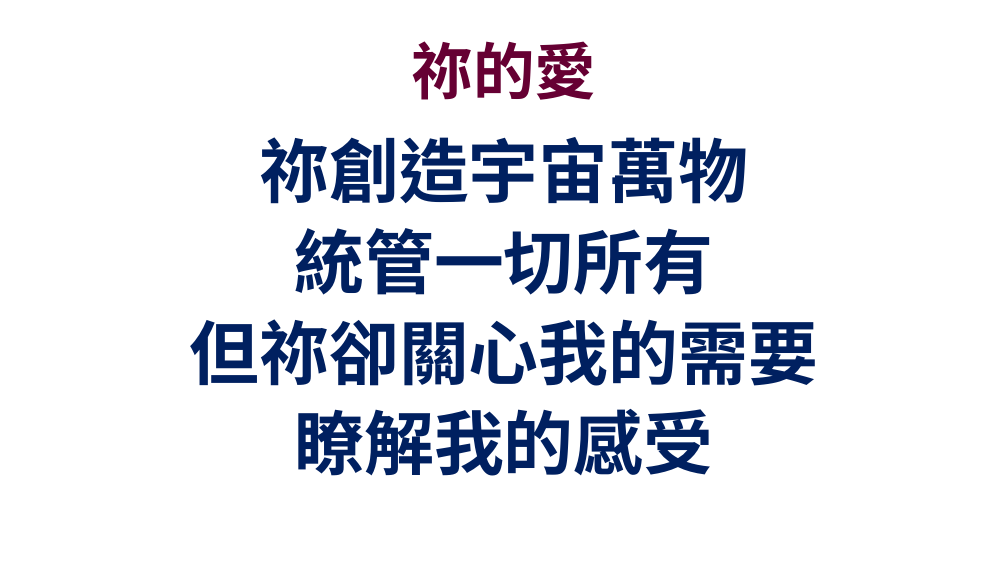
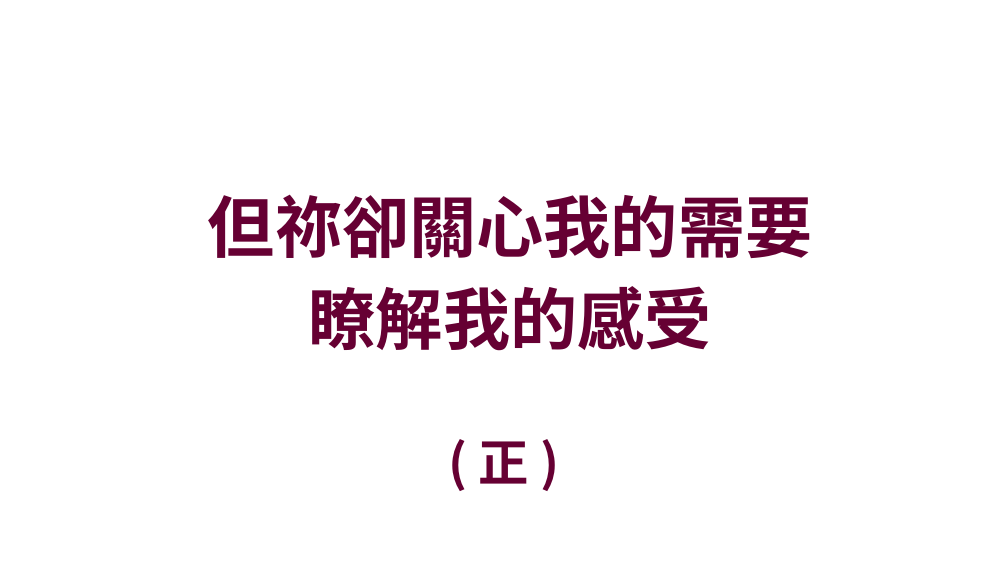
Before and after one commit to batisuoc/prayermeeting, a slide deck: slide 14 of 2021/11月/11-11.pptx (slide 6 before the commit). Drawn at 1008x567 pixels with LibreOffice and Linux fonts; fonts in the diff are those of the drawing; background and template pictures are left out. Boxes give left, top, right and bottom in pixels: in the first picture for what was removed or moved away, otherwise in the second. Text is boxed around its words. In the diff, an @@ line names an element or a change of style, - is before the commit and + after.

```diff
--- a/2021/11月/11-11.pptx
+++ b/2021/11月/11-11.pptx
@@ title removed at (x1=411, y1=41, x2=596, y2=100) @@
-祢的愛
@@ text at (x1=259, y1=137, x2=748, y2=295): paragraphs removed @@
-祢創造宇宙萬物
-統管一切所有
@@ text "但祢卻關心我的需要" moved from (x1=189, y1=137, x2=818, y2=476) to (x1=208, y1=194, x2=813, y2=351) @@
@@ text "但祢卻關心我的需要" at (x1=208, y1=194, x2=813, y2=351): size 50 to 48 pt, font Noto Sans CJK TC to Noto Sans CJK SC, text colour #002060 to #660033; indent changed; line spacing 0.9 to 1; less space between paragraphs; vertical alignment top to middle @@
@@ text added at (x1=479, y1=441, x2=529, y2=484), 36 pt, text #660033, bold @@
+( 正 )
```
Also in this commit, not shown: 19 other slides changed, 23 slides added.
